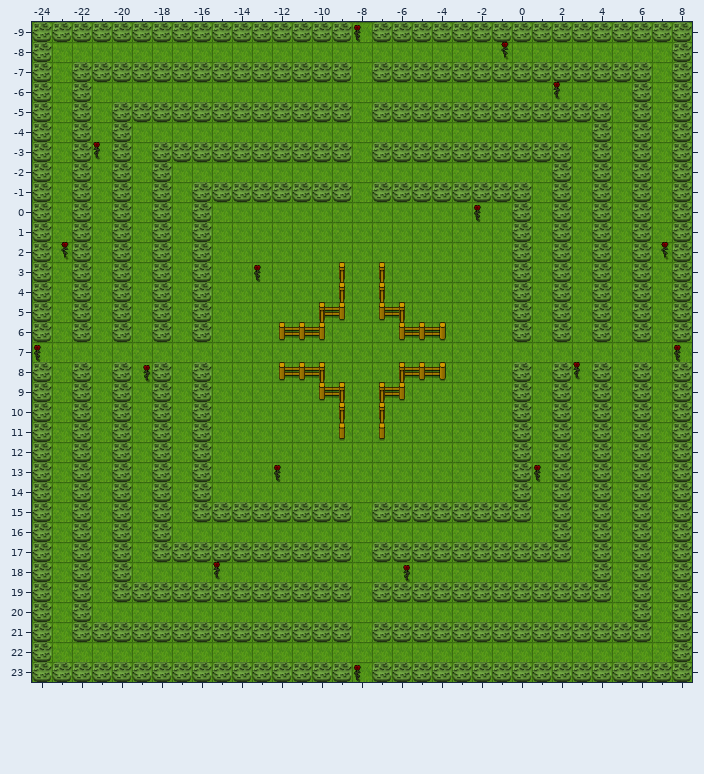
Two states of a Tiled map, src/main/resources/universite_paris8/iut/EtrangeEtrange/TiledMap/maptest.tmx. That is the earlier state.
Cells are 64x64 px. Shown: x -24..8, y -9..23.
The same view after the edit:
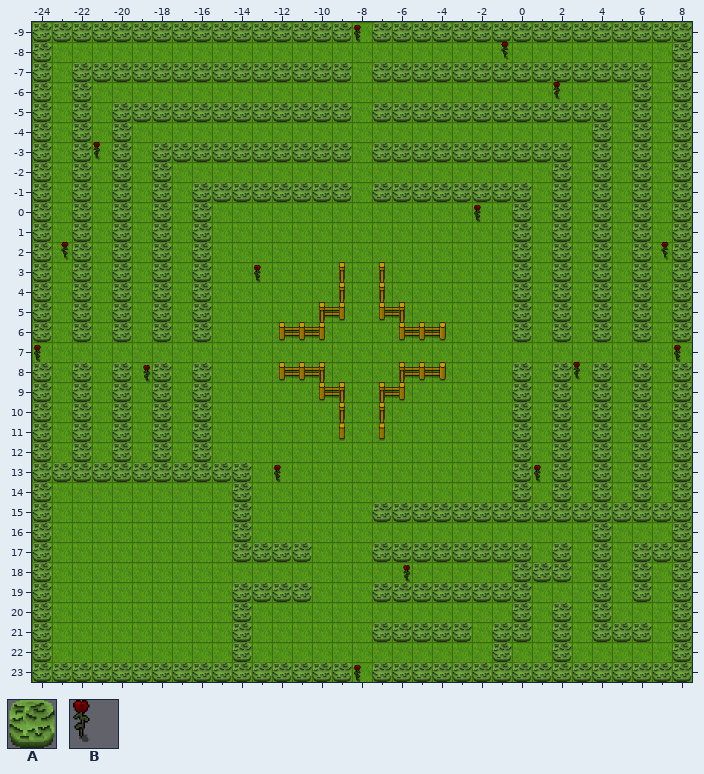
Key: from "nontraversable": A 0 "1"; from "traversable": B 2 "3".
_ is an empty cell.
Difference:
Layer "traversable":
y 18: x -15 B -> _
Layer "nontraversable":
y 13: x -23 _ -> A; x -21 _ -> A; x -19 _ -> A; x -17 _ -> A; x -15..-14 __ -> AA
y 14: x -22 A -> _; x -20 A -> _; x -18 A -> _; x -16 A -> _; x -14 _ -> A
y 15: x -22 A -> _; x -20 A -> _; x -18 A -> _; x -16..-15 AA -> __; x -13..-9 AAAAA -> _____; x 1 _ -> A; x 3 _ -> A; x 5 _ -> A; x 7 _ -> A
y 16: x -22 A -> _; x -20 A -> _; x -18 A -> _; x -14 _ -> A; x 2 A -> _; x 6 A -> _
y 17: x -22 A -> _; x -20 A -> _; x -18..-15 AAAA -> ____; x -10..-9 AA -> __; x 1 A -> _; x 7 _ -> A
y 18: x -22 A -> _; x -20 A -> _; x 0..2 ___ -> AAA
y 19: x -22 A -> _; x -20..-15 AAAAAA -> ______; x -10..-9 AA -> __; x 1..3 AAA -> ___
y 20: x -22 A -> _; x -14 _ -> A; x 0 _ -> A; x 2 _ -> A; x 4 _ -> A; x 6 A -> _
y 21: x -22..-15 AAAAAAAA -> ________; x -13..-9 AAAAA -> _____; x -2 A -> _; x 1 A -> _; x 3 A -> _
y 22: x -14 _ -> A; x -1 _ -> A; x 2 _ -> A
